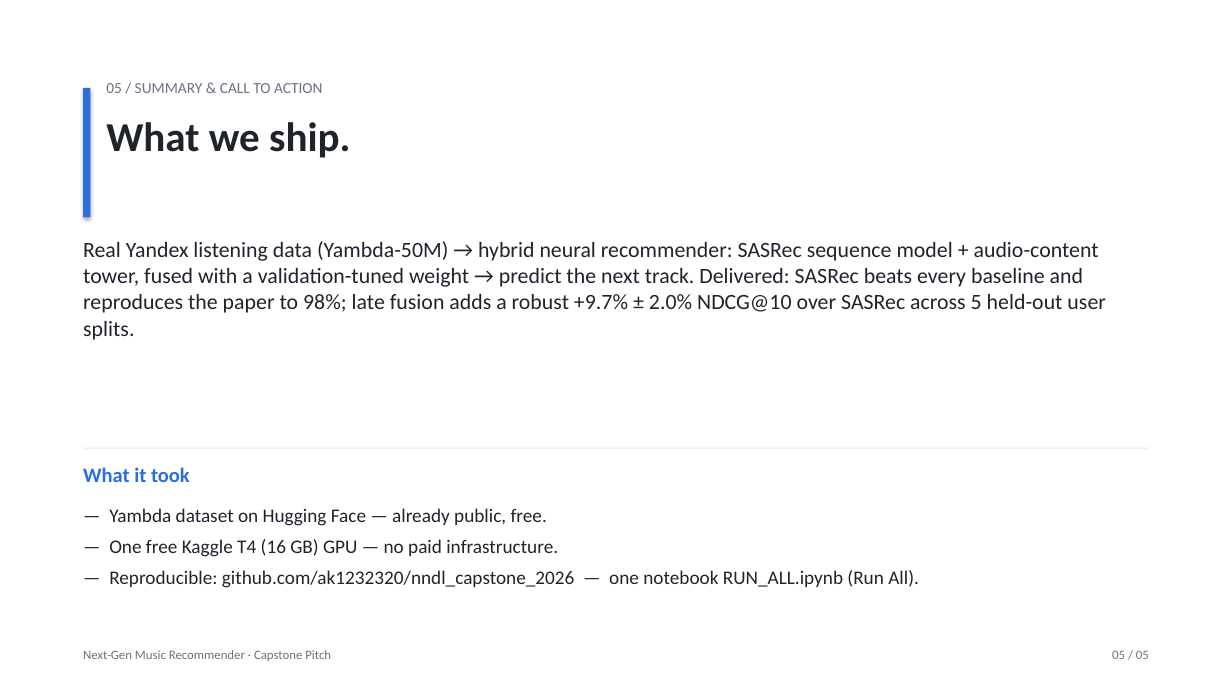
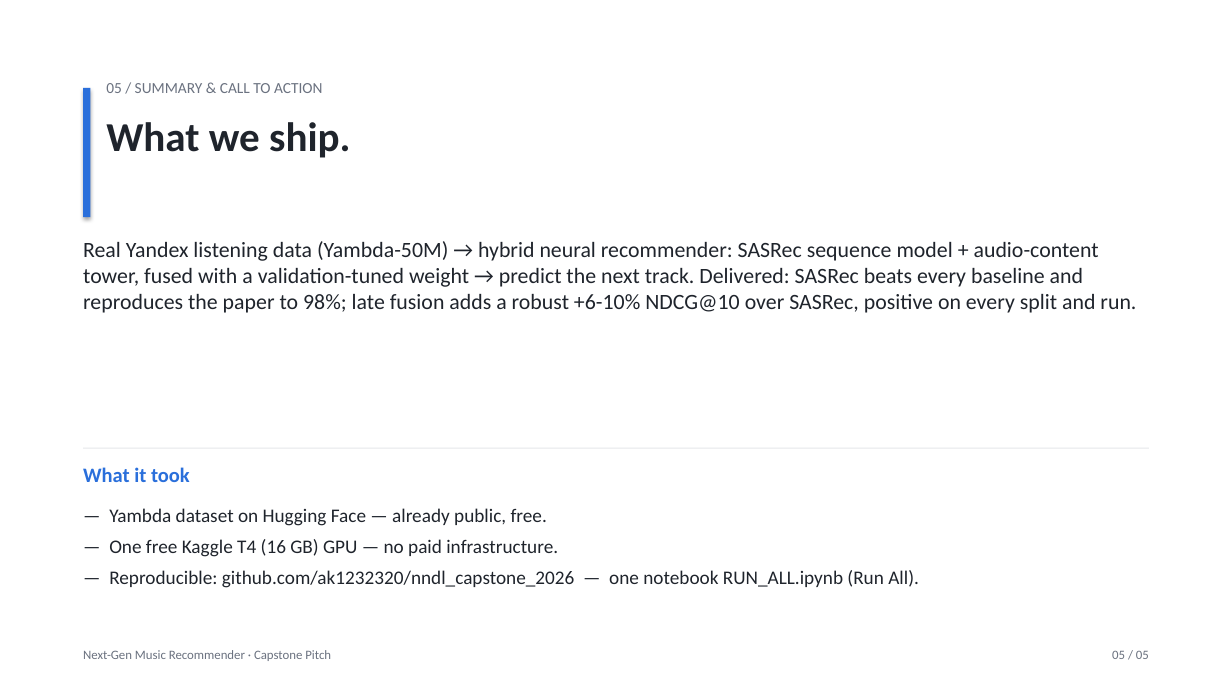
Before and after one commit to ak1232320/nndl_capstone_2026, a slide deck: slide 6 of Pitch_YMusic.pptx. Drawn at 1232x693 pixels with LibreOffice and Linux fonts; fonts in the diff are those of the drawing. Boxes give left, top, right and bottom in pixels: in the first picture for what was removed or moved away, otherwise in the second. Text is boxed around its words. In the diff, an @@ line names an element or a change of style, - is before the commit and + after.

```diff
--- a/Pitch_YMusic.pptx
+++ b/Pitch_YMusic.pptx
@@ text at [83, 241, 1136, 313]: text changed @@
-Real Yandex listening data (Yambda-50M) → hybrid neural recommender: SASRec sequence model + audio-content tower, fused with a validation-tuned weight → predict the next track. Delivered: SASRec beats every baseline and reproduces the paper to 98%; late fusion adds a robust +9.7% ± 2.0% NDCG@10 over SASRec across 5 held-out user splits.
+Real Yandex listening data (Yambda-50M) → hybrid neural recommender: SASRec sequence model + audio-content tower, fused with a validation-tuned weight → predict the next track. Delivered: SASRec beats every baseline and reproduces the paper to 98%; late fusion adds a robust +6-10% NDCG@10 over SASRec, positive on every split and run.
```
Also in this commit, not shown: 1 other slide changed, 13 other files.
